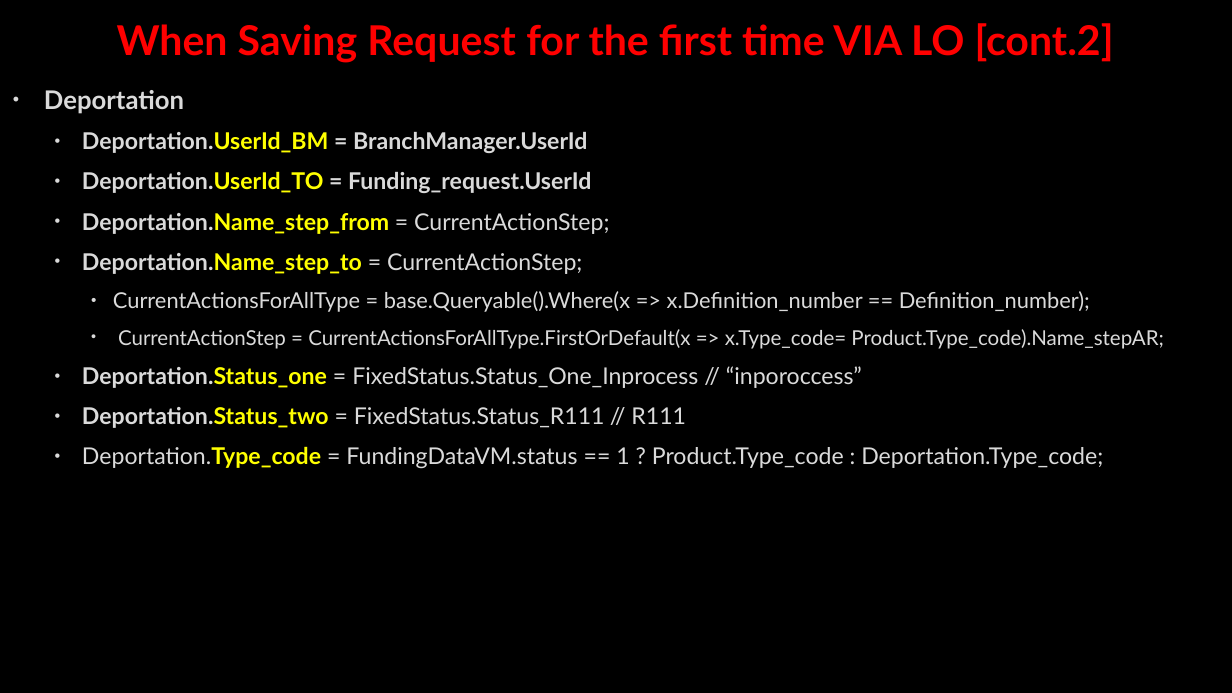
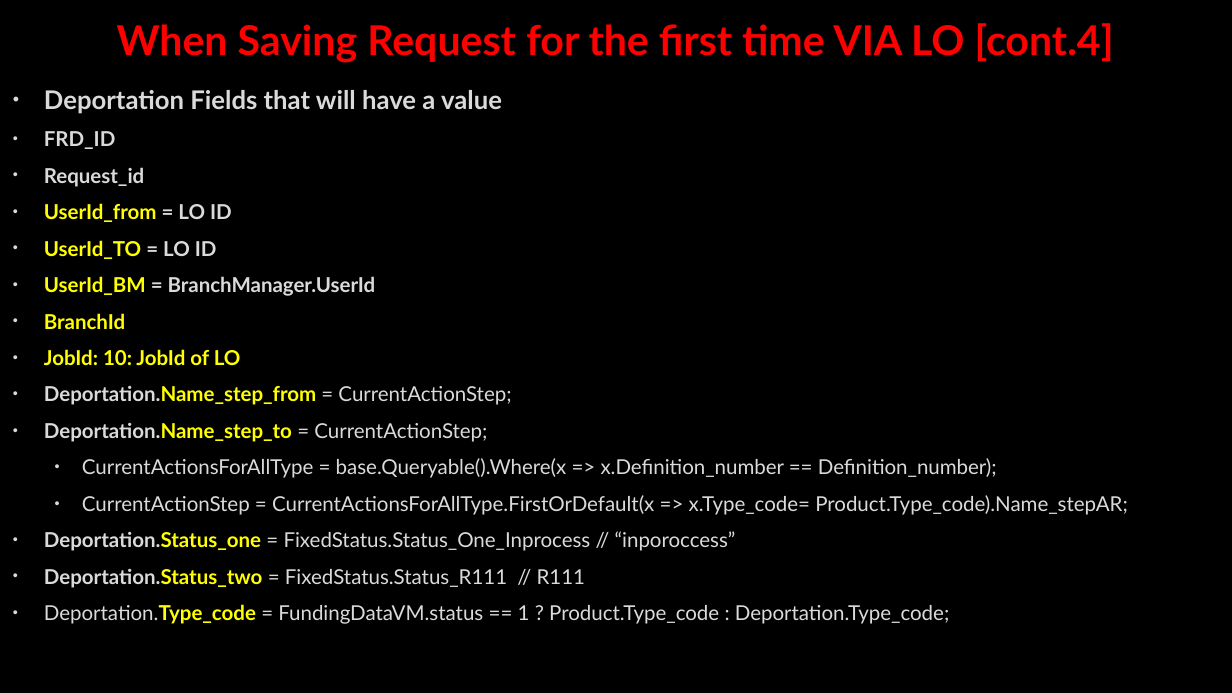
Before and after one commit to AhmedMohamedSamir1/Summary, a slide deck: slide 20 of Dot Net/Business.pptx. Drawn at 1232x693 pixels with LibreOffice and Linux fonts; fonts in the diff are those of the drawing; background and template pictures are left out. Boxes give left, top, right and bottom in pixels: in the first picture for what was removed or moved away, otherwise in the second. Text is boxed around its words. In the diff, an @@ line names an element or a change of style, - is before the commit and + after.

```diff
--- a/Dot Net/Business.pptx
+++ b/Dot Net/Business.pptx
@@ title at [117,23,1114,63]: text changed @@
-When Saving Request for the first time VIA LO [cont.2]
+When Saving Request for the first time VIA LO [cont.4]
@@ text at [44,90,502,365]: text changed; size 18 to 16 pt @@
-• Deportation
-  • Deportation.UserId_BM = BranchManager.UserId
-  • Deportation.UserId_TO = Funding_request.UserId
+• Deportation Fields that will have a value
+• FRD_ID
+• Request_id
+• UserId_from = LO ID
+• UserId_TO = LO ID
+• UserId_BM = BranchManager.UserId
+• BranchId
+• JobId: 10: JobId of LO
@@ text at [44,385,1128,624]: size 18 to 16 pt in "Deportation.Name_step_from = CurrentActionStep;", "Deportation.Name_step_to = CurrentActionStep;", "Deportation.Status_one = FixedStatus.Status_One_Inprocess // ...", "Deportation.Status_two = FixedStatus.Status_R111 // R111" and 1 more places; size 17 to 16 pt in "CurrentActionsForAllType = base.Queryable().Where(x => x.Def ..."; list level 2 to 1 in "Deportation.Name_step_from = CurrentActionStep;"; list level 2 to 1 in "Deportation.Name_step_to = CurrentActionStep;"; list level 3 to 2 in "CurrentActionsForAllType = base.Queryable().Where(x => x.Def ..."; list level 3 to 2 in "CurrentActionStep = CurrentActionsForAllType.FirstOrDefault( ..."; list level 2 to 1 in "Deportation.Status_one = FixedStatus.Status_One_Inprocess // ..."; list level 2 to 1 in "Deportation.Status_two = FixedStatus.Status_R111 // R111"; list level 2 to 1 in "Deportation.Type_code = FundingDataVM.status == 1 ..." @@
```
Also in this commit, not shown: 11 other slides changed, 23 slides added, 3 slides removed, 1 other file.
